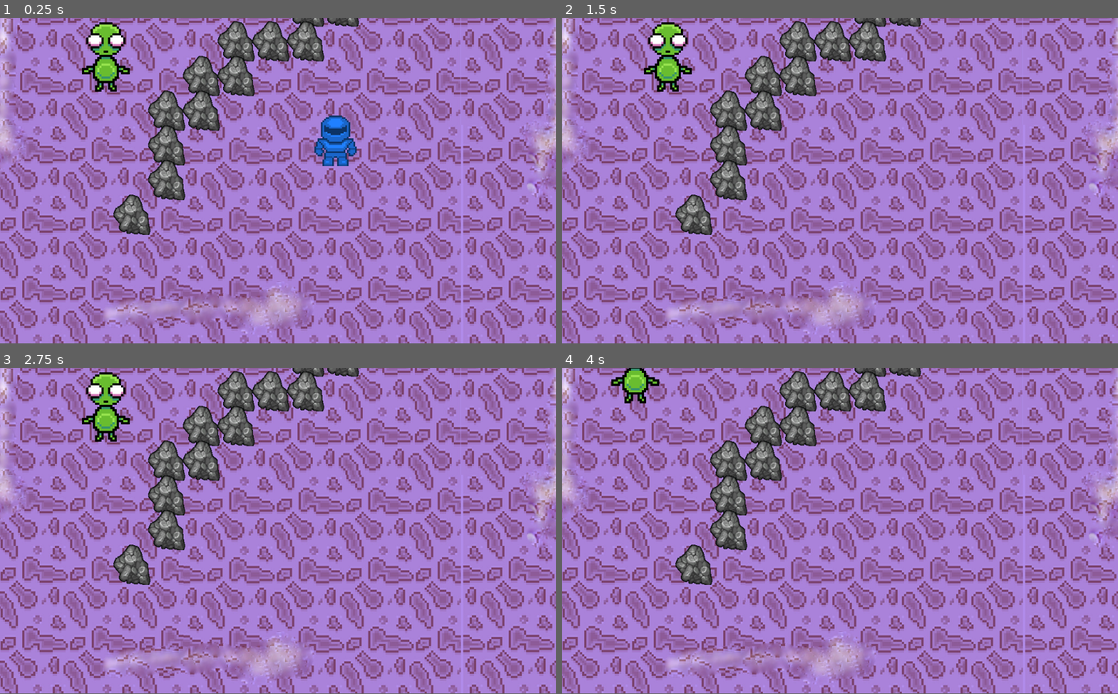
Above: before the commit, frames 1-4 (two rows, left to right).
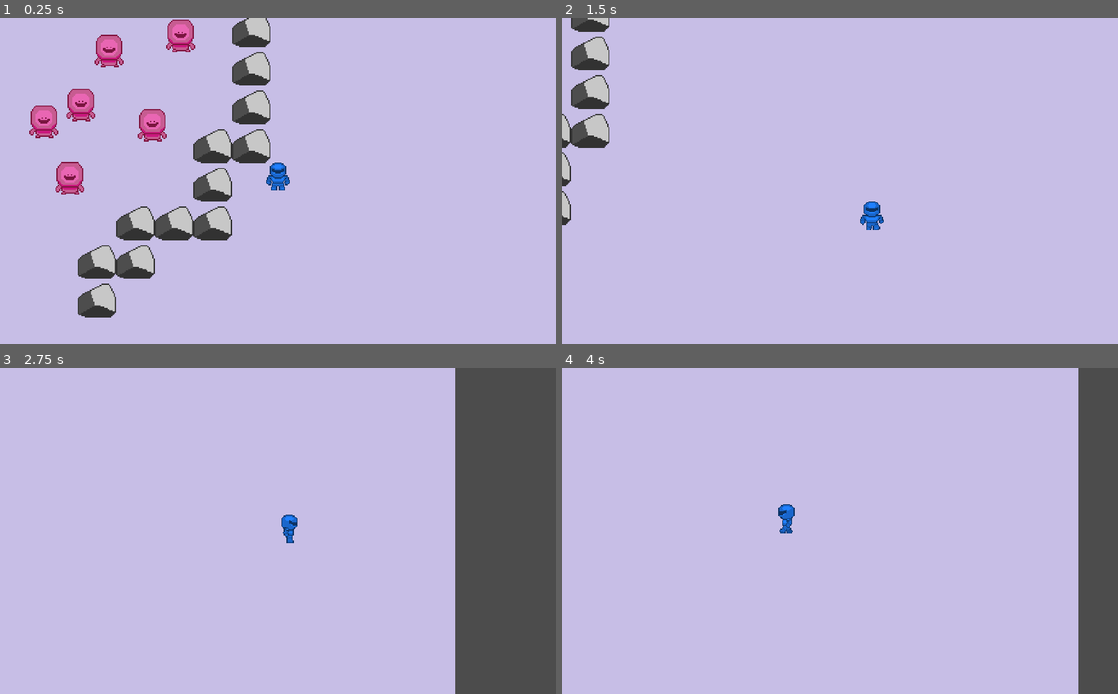
Above: after the commit, the same moments.

Repository: FREQ-E/Hanno
Game: Godot game, scene res://levels/test/test.tscn
The game is run twice, just before and just after one commit, with the same random seed, the same clock (stepped at 60 frames per second) and the same inputs.
Inputs:
- Up to frame 1 (0.25 s): no input
- Up to frame 2 (1.5 s): hold D (move right) 0.53-1.28 s; hold Space (sprint) 0.53-1.28 s; hold S (move down) from 1.28 s (still down); tap Space (sprint) at 1.35 s
- Up to frame 3 (2.75 s): release S (move down) at 2.03 s; hold D (move right) from 2.03 s (still down); hold Space (sprint) from 2.03 s (still down)
- Up to frame 4 (4 s): release D (move right) at 2.78 s; release Space (sprint) at 2.78 s; hold W (move up) 2.78-3.53 s; tap Space (sprint) at 2.85 s; hold A (move left) from 3.53 s (still down); hold Space (sprint) from 3.53 s (still down)
In our replay, the window is 800x468 before the commit and 800x469 after it. These sizes can differ from the game's own. Grey fills any space a smaller window leaves; there, only what the larger window draws over its background counts as a difference.

The runs differ from the first frame. In frame 1, 99% of the frame differs, in the area x 0-100%, y 0-100%; in frame 2, 99%; in frame 3, 100%; in frame 4, 100%.

Commit message:
asset update

Diff:
--- a/actors/alien1/alien1.tscn
+++ b/actors/alien1/alien1.tscn
@@ -1,40 +1,24 @@
 [gd_scene load_steps=13 format=2]
 
 [ext_resource path="res://base_scripts/classic_character_2d.gd" type="Script" id=1]
-[ext_resource path="res://actors/alien1/Possible_Alien.png" type="Texture" id=2]
+[ext_resource path="res://actors/alien1/Alien.png" type="Texture" id=2]
 [ext_resource path="res://actors/enemy_flag.gd" type="Script" id=3]
 [ext_resource path="res://ai/wander2d.gd" type="Script" id=4]
 [ext_resource path="res://ai/goto.gd" type="Script" id=5]
 [ext_resource path="res://ai/trigger_untrigger.gd" type="Script" id=6]
 [ext_resource path="res://ai/agro2d.gd" type="Script" id=7]
 [ext_resource path="res://combat_scripts/damageable.gd" type="Script" id=8]
-[ext_resource path="res://invert_material.tres" type="Material" id=9]
+[ext_resource path="res://actors/invert_material.tres" type="Material" id=9]
 [ext_resource path="res://combat_scripts/damage_hue.gd" type="Script" id=10]
+[ext_resource path="res://ai/node_sight2d.gd" type="Script" id=11]
 
 [sub_resource type="CircleShape2D" id=1]
 radius = 37.2074
 
-[sub_resource type="GDScript" id=2]
-script/source = "extends NodeSight2D
-
-
-func _ready():
-	# warning-ignore-all:return_value_discarded
-	connect(\"triggered\", self, \"_handle_triggered\")
-	connect(\"untriggered\", self, \"_handle_untriggered\")
-
-
-func _handle_triggered() -> void:
-	prints(target.name, \"sighted\")
-
-
-func _handle_untriggered() -> void:
-	prints(target.name, \"unsighted\")
-"
-
 [node name="Alien1" type="KinematicBody2D"]
 material = ExtResource( 9 )
 collision_layer = 4
+collision_mask = 5
 script = ExtResource( 1 )
 
 [node name="Possible_Alien" type="Sprite" parent="."]
@@ -49,7 +33,7 @@
 [node name="NodeSight" type="RayCast2D" parent="."]
 enabled = true
 collision_mask = 3
-script = SubResource( 2 )
+script = ExtResource( 11 )
 
 [node name="EnemyFlag" type="Node" parent="."]
 script = ExtResource( 3 )
--- a/ai/agro2d.gd
+++ b/ai/agro2d.gd
@@ -3,7 +3,7 @@
 extends State
 
 
-export var min_distance := 200.0
+export var min_distance := 100.0
 export var speed := 300.0
 
 var target: Node
--- a/ai/goto.gd
+++ b/ai/goto.gd
@@ -9,6 +9,7 @@
 export var speed := 1000.0
 export var enabled := false setget set_enabled
 export var one_shot := true									# if true, will disable once the target is reached
+export(float, 0, 1) var halting_tolerance := 0.01
 
 var navigation: Node
 var target_origin
@@ -64,7 +65,9 @@
 	get_parent().movement_vector = movement_vector
 
 	if one_shot:
-		if path.size() == 2 and (_last_origin - path[1]).normalized().dot((path[0] - path[1]).normalized()) <= 0:
+		print(path[0].distance_to(_last_origin))
+		if path.size() == 2 and ((_last_origin - path[1]).normalized().dot((path[0] - path[1]).normalized()) <= 0 or \
+		path[0].distance_to(_last_origin) <= halting_tolerance):
 			set_enabled(false)
 			emit_signal("finished")
 
--- a/ai/wander2d.gd
+++ b/ai/wander2d.gd
@@ -5,9 +5,9 @@
 
 export var max_wander_distance := 100.0
 export var min_wander_distance := 50.0
-export var speed := 100.0
-export var wander_pause := 3.0
-export var revolve_around_origin := true				# if true, will wander around the origin of the character when this node was ready. Else, random origins will revolve around the characters current position
+export var speed := 200.0
+export var wander_pause := 0.0
+export var revolve_around_origin := false				# if true, will wander around the origin of the character when this node was ready. Else, random origins will revolve around the characters current position
 
 var timer := Timer.new()
 
@@ -26,15 +26,16 @@
 	get_parent().goto.connect("finished", self, "continue_loop")
 
 	while active:
-		timer.start(wander_pause)
-		yield(self, "_continue_loop")
-		timer.stop()		# just in case loop was halted and the timer is still running
+		if wander_pause > 0:
+			timer.start(wander_pause)
+			yield(self, "_continue_loop")
+			timer.stop()		# just in case loop was halted and the timer is still running
 
 		if not active:
 			break
 
 		get_parent().goto.enabled = true
-		get_parent().goto.target_origin = Vector2.UP.rotated(rand_range(0, TAU)) * lerp(min_wander_distance, max_wander_distance, randf()) + original_origin if revolve_around_origin else get_parent().global_transform.origin
+		get_parent().goto.target_origin = Vector2.UP.rotated(rand_range(0, TAU)) * lerp(min_wander_distance, max_wander_distance, randf()) + (original_origin if revolve_around_origin else get_parent().get_parent().global_transform.origin)
 		yield(self, "_continue_loop")
 
 	get_parent().goto.enabled = false
--- a/levels/floor1_tileset.tres
+++ b/levels/floor1_tileset.tres
@@ -1,59 +1,44 @@
-[gd_resource type="TileSet" load_steps=5 format=2]
+[gd_resource type="TileSet" load_steps=4 format=2]
 
-[ext_resource path="res://levels/ground1222.jpg" type="Texture" id=1]
-[ext_resource path="res://levels/Rock4.png" type="Texture" id=2]
-[ext_resource path="res://levels/ground.png" type="Texture" id=3]
+[ext_resource path="res://levels/solid color ground.png" type="Texture" id=1]
+[ext_resource path="res://levels/rock.png" type="Texture" id=2]
 
 [sub_resource type="ConvexPolygonShape2D" id=1]
-points = PoolVector2Array( 0, 0, 64, 0, 64, 64, 0, 64 )
+points = PoolVector2Array( 104, 0, 128, 44, 128, 96, 112, 112, 24, 112, 0, 104, 0, 44, 80, 0 )
 
 [resource]
-0/name = "ground1222.jpg 0"
-0/texture = ExtResource( 1 )
-0/tex_offset = Vector2( 0, 0 )
-0/modulate = Color( 1, 1, 1, 1 )
-0/region = Rect2( 0, 0, 1024, 1024 )
-0/tile_mode = 0
-0/occluder_offset = Vector2( 0, 0 )
-0/navigation_offset = Vector2( 0, 0 )
-0/shape_offset = Vector2( 0, 0 )
-0/shape_transform = Transform2D( 1, 0, 0, 1, 0, 0 )
-0/shape_one_way = false
-0/shape_one_way_margin = 0.0
-0/shapes = [  ]
-0/z_index = 0
-1/name = "ground.png 1"
-1/texture = ExtResource( 3 )
-1/tex_offset = Vector2( 0, 0 )
-1/modulate = Color( 1, 1, 1, 1 )
-1/region = Rect2( 0, 0, 512, 512 )
-1/tile_mode = 0
-1/occluder_offset = Vector2( 0, 0 )
-1/navigation_offset = Vector2( 0, 0 )
-1/shape_offset = Vector2( 0, 0 )
-1/shape_transform = Transform2D( 1, 0, 0, 1, 0, 0 )
-1/shape_one_way = false
-1/shape_one_way_margin = 0.0
-1/shapes = [  ]
-1/z_index = 0
-2/name = "Rock4.png 2"
-2/texture = ExtResource( 2 )
-2/tex_offset = Vector2( 0, 0 )
-2/modulate = Color( 1, 1, 1, 1 )
-2/region = Rect2( 30, 25, 70, 75 )
-2/tile_mode = 0
-2/occluder_offset = Vector2( 0, 0 )
-2/navigation_offset = Vector2( 0, 0 )
-2/shape_offset = Vector2( 0, 0 )
-2/shape_transform = Transform2D( 1, 0, 0, 1, 0, 0 )
-2/shape = SubResource( 1 )
-2/shape_one_way = false
-2/shape_one_way_margin = 1.0
-2/shapes = [ {
+3/name = "rock.png 3"
+3/texture = ExtResource( 2 )
+3/tex_offset = Vector2( 0, 0 )
+3/modulate = Color( 1, 1, 1, 1 )
+3/region = Rect2( 0, 16, 128, 112 )
+3/tile_mode = 0
+3/occluder_offset = Vector2( 0, 0 )
+3/navigation_offset = Vector2( 0, 0 )
+3/shape_offset = Vector2( 0, 0 )
+3/shape_transform = Transform2D( 1, 0, 0, 1, 0, 0 )
+3/shape = SubResource( 1 )
+3/shape_one_way = false
+3/shape_one_way_margin = 1.0
+3/shapes = [ {
 "autotile_coord": Vector2( 0, 0 ),
 "one_way": false,
 "one_way_margin": 1.0,
 "shape": SubResource( 1 ),
 "shape_transform": Transform2D( 1, 0, 0, 1, 0, 0 )
 } ]
-2/z_index = 0
+3/z_index = 0
+4/name = "solid color ground.png 4"
+4/texture = ExtResource( 1 )
+4/tex_offset = Vector2( 0, 0 )
+4/modulate = Color( 1, 1, 1, 1 )
+4/region = Rect2( 0, 0, 512, 512 )
+4/tile_mode = 0
+4/occluder_offset = Vector2( 0, 0 )
+4/navigation_offset = Vector2( 0, 0 )
+4/shape_offset = Vector2( 0, 0 )
+4/shape_transform = Transform2D( 1, 0, 0, 1, 0, 0 )
+4/shape_one_way = false
+4/shape_one_way_margin = 0.0
+4/shapes = [  ]
+4/z_index = 0
--- a/levels/test/test.tscn
+++ b/levels/test/test.tscn
@@ -10,24 +10,50 @@
 polygons = [ PoolIntArray( 0, 1, 2, 3 ), PoolIntArray( 3, 4, 5, 0 ), PoolIntArray( 6, 7, 3, 8 ), PoolIntArray( 9, 10, 11, 3 ), PoolIntArray( 12, 13, 14, 3 ), PoolIntArray( 2, 15, 12, 3 ), PoolIntArray( 11, 16, 8, 3 ), PoolIntArray( 9, 3, 14, 17 ) ]
 outlines = [ PoolVector2Array( -10, -26, -14, 749, 373, 737, 367, 626, 424, 613, 427, 424, 494, 422, 491, 356, 543, 349, 553, 293, 671, 296, 672, 237, 744, 233, 745, 166, 810, 168, 800, 104, 939, 107, 945, -20 ) ]
 
+[sub_resource type="RectangleShape2D" id=2]
+extents = Vector2( 10, 1310.31 )
+
 [node name="Node2D" type="Node2D"]
 
-[node name="TileMap" type="TileMap" parent="."]
+[node name="Ground" type="TileMap" parent="."]
 tile_set = ExtResource( 1 )
+cell_size = Vector2( 512, 512 )
 format = 1
-tile_data = PoolIntArray( 0, 0, 0, 16, 0, 0, 131085, 2, 0, 131086, 2, 0, 196620, 2, 0, 196621, 2, 0, 262155, 2, 0, 262156, 2, 0, 327689, 2, 0, 327690, 2, 0, 327691, 2, 0, 393224, 2, 0, 393225, 2, 0, 458759, 2, 0, 458760, 2, 0, 524295, 2, 0, 589831, 2, 0, 655366, 2, 0 )
+tile_data = PoolIntArray( -65538, 4, 0, -65537, 4, 0, -131072, 4, 0, -131071, 4, 0, -131070, 4, 0, -131069, 4, 0, -131068, 4, 0, -2, 4, 0, -1, 4, 0, -65536, 4, 0, -65535, 4, 0, -65534, 4, 0, -65533, 4, 0, -65532, 4, 0, 65534, 4, 0, 65535, 4, 0, 0, 4, 0, 1, 4, 0, 2, 4, 0, 3, 4, 0, 4, 4, 0, 131070, 4, 0, 131071, 4, 0, 65536, 4, 0, 65537, 4, 0, 65538, 4, 0, 65539, 4, 0, 65540, 4, 0, 196606, 4, 0, 196607, 4, 0, 131072, 4, 0, 131073, 4, 0, 131074, 4, 0, 131075, 4, 0, 131076, 4, 0, 131085, 2, 0, 131086, 2, 0, 262142, 4, 0, 262143, 4, 0, 196608, 4, 0, 196609, 4, 0, 196610, 4, 0, 196611, 4, 0, 196612, 4, 0, 196620, 2, 0, 196621, 2, 0, 327678, 4, 0, 327679, 4, 0, 262144, 4, 0, 262145, 4, 0, 262146, 4, 0, 262147, 4, 0, 262148, 4, 0, 262155, 2, 0, 262156, 2, 0, 327691, 2, 0 )
 
-[node name="Camera2D" type="Camera2D" parent="."]
-position = Vector2( 686.512, 614.734 )
-current = true
+[node name="Rocks" type="TileMap" parent="Ground"]
+tile_set = ExtResource( 1 )
+cell_size = Vector2( 128, 128 )
+format = 1
+tile_data = PoolIntArray( -65532, 3, 0, -65531, 3, 0, 5, 3, 0, 65539, 4, 0, 65541, 3, 0, 131077, 3, 0, 131085, 2, 0, 131086, 2, 0, 196612, 3, 0, 196613, 3, 0, 196620, 2, 0, 196621, 2, 0, 262148, 3, 0, 262155, 2, 0, 262156, 2, 0, 327682, 3, 0, 327683, 3, 0, 327684, 3, 0, 327691, 2, 0, 393217, 3, 0, 393218, 3, 0, 458753, 3, 0 )
 
 [node name="YSort" type="YSort" parent="."]
 
 [node name="Alien1" parent="YSort" instance=ExtResource( 3 )]
 position = Vector2( 369.37, 413.689 )
 
+[node name="Alien2" parent="YSort" instance=ExtResource( 3 )]
+position = Vector2( 462.073, 121.277 )
+
+[node name="Alien3" parent="YSort" instance=ExtResource( 3 )]
+position = Vector2( 231.64, 175.31 )
+
+[node name="Alien4" parent="YSort" instance=ExtResource( 3 )]
+position = Vector2( 159.067, 333.17 )
+
+[node name="Alien5" parent="YSort" instance=ExtResource( 3 )]
+position = Vector2( 16.5688, 376.608 )
+
+[node name="Alien6" parent="YSort" instance=ExtResource( 3 )]
+position = Vector2( 102.385, 564.662 )
+
 [node name="Player1" parent="YSort" instance=ExtResource( 2 )]
 position = Vector2( 792.512, 555.734 )
+
+[node name="Camera2D" type="Camera2D" parent="YSort/Player1"]
+current = true
+zoom = Vector2( 1.8, 1.8 )
+smoothing_enabled = true
 
 [node name="Navigation2D" type="Navigation2D" parent="."]
 
@@ -38,3 +64,23 @@
 [node name="NavigationPolygonInstance" type="NavigationPolygonInstance" parent="Navigation2D"]
 position = Vector2( -56, -18 )
 navpoly = SubResource( 1 )
+
+[node name="StaticBody2D" type="StaticBody2D" parent="."]
+
+[node name="CollisionShape2D" type="CollisionShape2D" parent="StaticBody2D"]
+position = Vector2( -517.243, 768.314 )
+shape = SubResource( 2 )
+
+[node name="CollisionShape2D2" type="CollisionShape2D" parent="StaticBody2D"]
+position = Vector2( 2053.87, 768.314 )
+shape = SubResource( 2 )
+
+[node name="CollisionShape2D3" type="CollisionShape2D" parent="StaticBody2D"]
+position = Vector2( 770.201, -511.58 )
+rotation = -1.57079
+shape = SubResource( 2 )
+
+[node name="CollisionShape2D4" type="CollisionShape2D" parent="StaticBody2D"]
+position = Vector2( 764.538, 2051.98 )
+rotation = -1.57079
+shape = SubResource( 2 )
--- a/project.godot
+++ b/project.godot
@@ -124,6 +124,11 @@
 
 GlobalData="*res://global_data.gd"
 
+[display]
+
+window/stretch/mode="2d"
+window/stretch/aspect="keep_width"
+
 [input]
 
 "move right"={
Binary file added: actors/alien1/Alien.png
Not shown, added: actors/alien1/Alien.png.import
Binary file removed: actors/alien1/Possible_Alien.png
Binary file added: actors/crashed ship.png
Not shown, added: actors/crashed ship.png.import
Renamed: invert_material.tres -> actors/invert_material.tres
Binary file added: levels/rock.png
Not shown, changed: levels/rock.png.import
Binary file added: levels/solid color ground.png
Not shown, added: levels/solid color ground.png.import
Not shown: 1 places in levels/test/test.tscn that only renumber resources
